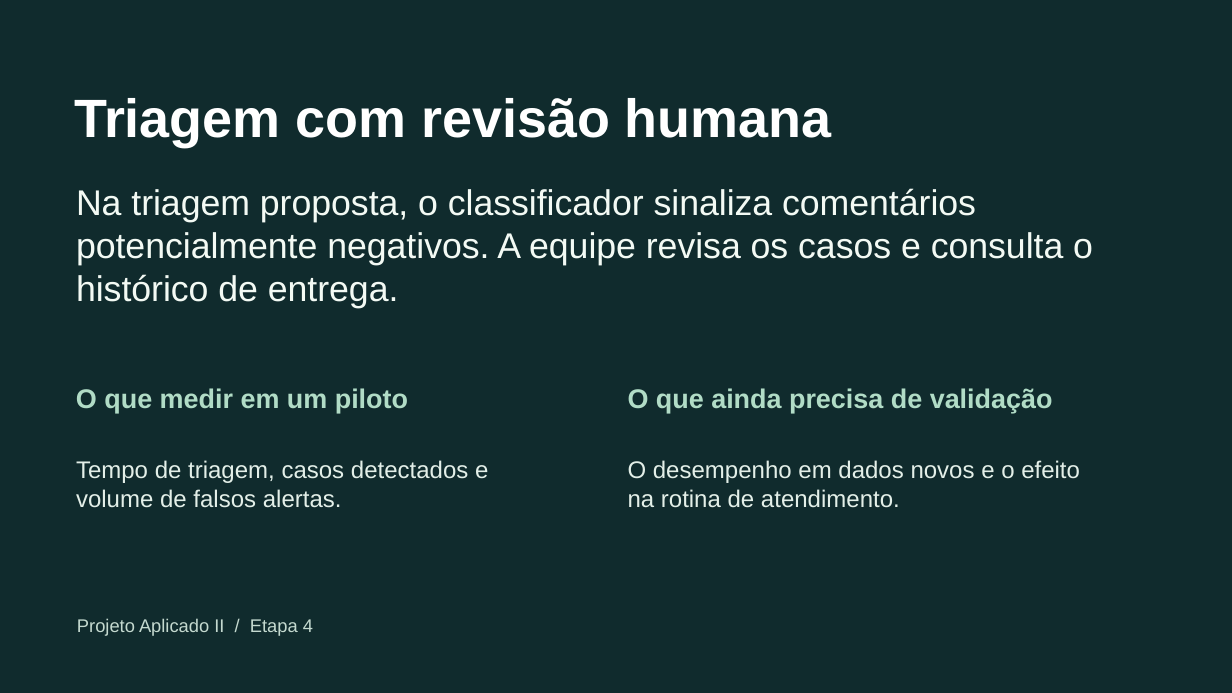
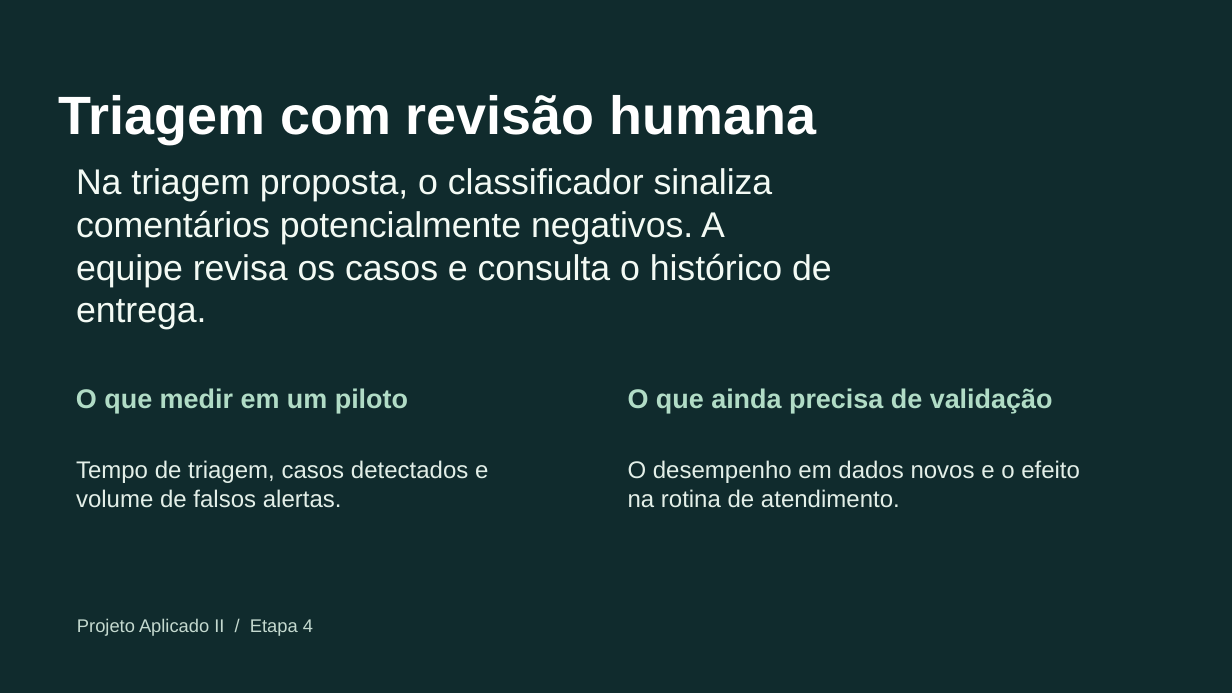
Before and after one commit to nanasensei/ProjetoAplicadoII, a slide deck: slide 6 of entrega_etapa_4/Apresentacao_Etapa_4.pptx. Drawn at 1232x693 pixels with LibreOffice and Linux fonts; fonts in the diff are those of the drawing. Boxes give left, top, right and bottom in pixels: in the first picture for what was removed or moved away, otherwise in the second. Text is boxed around its words. In the diff, an @@ line names an element or a change of style, - is before the commit and + after.

```diff
--- a/entrega_etapa_4/Apresentacao_Etapa_4.pptx
+++ b/entrega_etapa_4/Apresentacao_Etapa_4.pptx
@@ text "Triagem com revisão humana": place and size @@
-text "Triagem com revisão humana" at bbox=[74, 98, 832, 147]
+text "Triagem com revisão humana" at bbox=[59, 95, 817, 144]
@@ text "Na triagem proposta, o classificador ..." rewrapped from bbox=[76, 188, 1093, 308] to bbox=[76, 168, 832, 330] @@
```
Also in this commit, not shown: 5 other slides changed, 1 other file.
